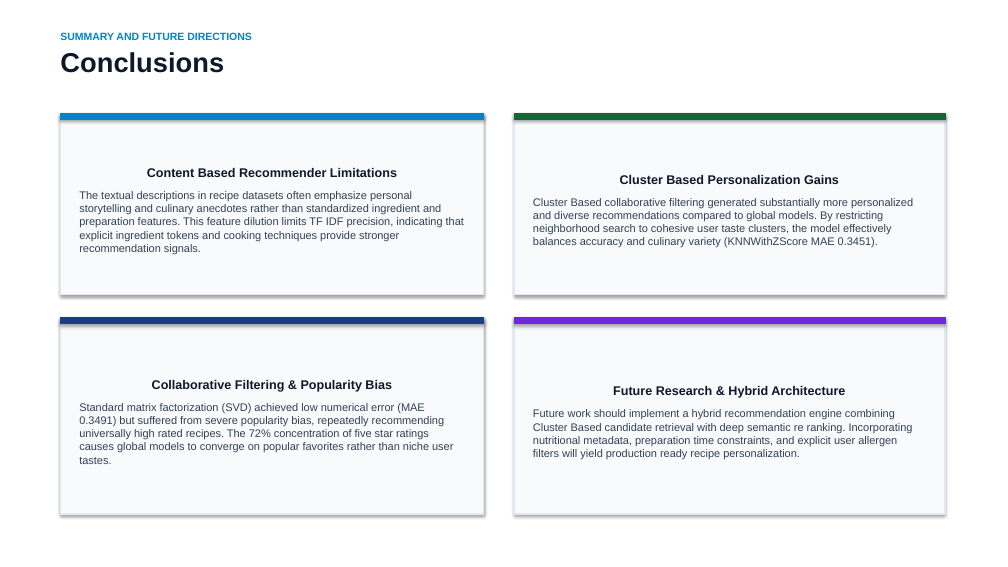
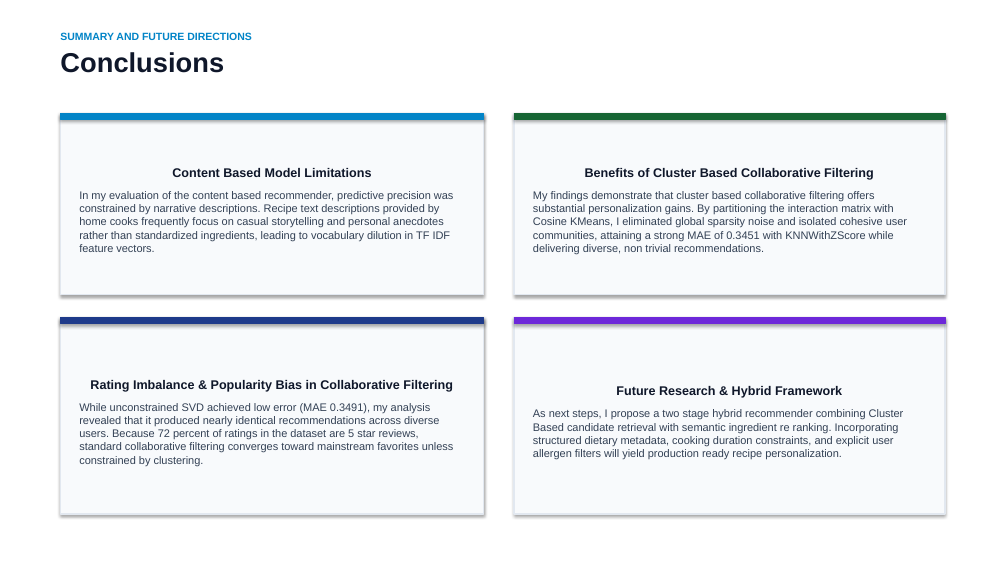
Before and after one commit to vidhyawalke/Recipe-Recommender-System, a slide deck: slide 14 of Recipe_Recommender_Presentation.pptx (slide 13 before the commit). Drawn at 1008x567 pixels with LibreOffice and Linux fonts; fonts in the diff are those of the drawing. Boxes give left, top, right and bottom in pixels: in the first picture for what was removed or moved away, otherwise in the second. Text is boxed around its words. In the diff, an @@ line names an element or a change of style, - is before the commit and + after.

```diff
--- a/Recipe_Recommender_Presentation.pptx
+++ b/Recipe_Recommender_Presentation.pptx
@@ text in rectangle at bbox=[79, 168, 454, 252]: text changed @@
-Content Based Recommender Limitations
-The textual descriptions in recipe datasets often emphasize personal storytelling and culinary anecdotes rather than standardized ingredient and preparation features. This feature dilution limits TF IDF precision, indicating that explicit ingredient tokens and cooking techniques provide stronger recommendation signals.
+Content Based Model Limitations
+In my evaluation of the content based recommender, predictive precision was constrained by narrative descriptions. Recipe text descriptions provided by home cooks frequently focus on casual storytelling and personal anecdotes rather than standardized ingredients, leading to vocabulary dilution in TF IDF feature vectors.
@@ text in rectangle at bbox=[533, 168, 907, 254]: text changed @@
-Cluster Based Personalization Gains
-Cluster Based collaborative filtering generated substantially more personalized and diverse recommendations compared to global models. By restricting neighborhood search to cohesive user taste clusters, the model effectively balances accuracy and culinary variety (KNNWithZScore MAE 0.3451).
+Benefits of Cluster Based Collaborative Filtering
+My findings demonstrate that cluster based collaborative filtering offers substantial personalization gains. By partitioning the interaction matrix with Cosine KMeans, I eliminated global sparsity noise and isolated cohesive user communities, attaining a strong MAE of 0.3451 with KNNWithZScore while delivering diverse, non trivial recommendations.
@@ text in rectangle at bbox=[79, 380, 454, 466]: text changed @@
-Collaborative Filtering & Popularity Bias
-Standard matrix factorization (SVD) achieved low numerical error (MAE 0.3491) but suffered from severe popularity bias, repeatedly recommending universally high rated recipes. The 72% concentration of five star ratings causes global models to converge on popular favorites rather than niche user tastes.
+Rating Imbalance & Popularity Bias in Collaborative Filtering
+While unconstrained SVD achieved low error (MAE 0.3491), my analysis revealed that it produced nearly identical recommendations across diverse users. Because 72 percent of ratings in the dataset are 5 star reviews, standard collaborative filtering converges toward mainstream favorites unless constrained by clustering.
@@ text in rectangle at bbox=[533, 386, 904, 460]: text changed @@
-Future Research & Hybrid Architecture
-Future work should implement a hybrid recommendation engine combining Cluster Based candidate retrieval with deep semantic re ranking. Incorporating nutritional metadata, preparation time constraints, and explicit user allergen filters will yield production ready recipe personalization.
+Future Research & Hybrid Framework
+As next steps, I propose a two stage hybrid recommender combining Cluster Based candidate retrieval with semantic ingredient re ranking. Incorporating structured dietary metadata, cooking duration constraints, and explicit user allergen filters will yield production ready recipe personalization.
```
Also in this commit, not shown: 5 other slides changed, 3 slides added, 2 slides removed, 2 other files.
